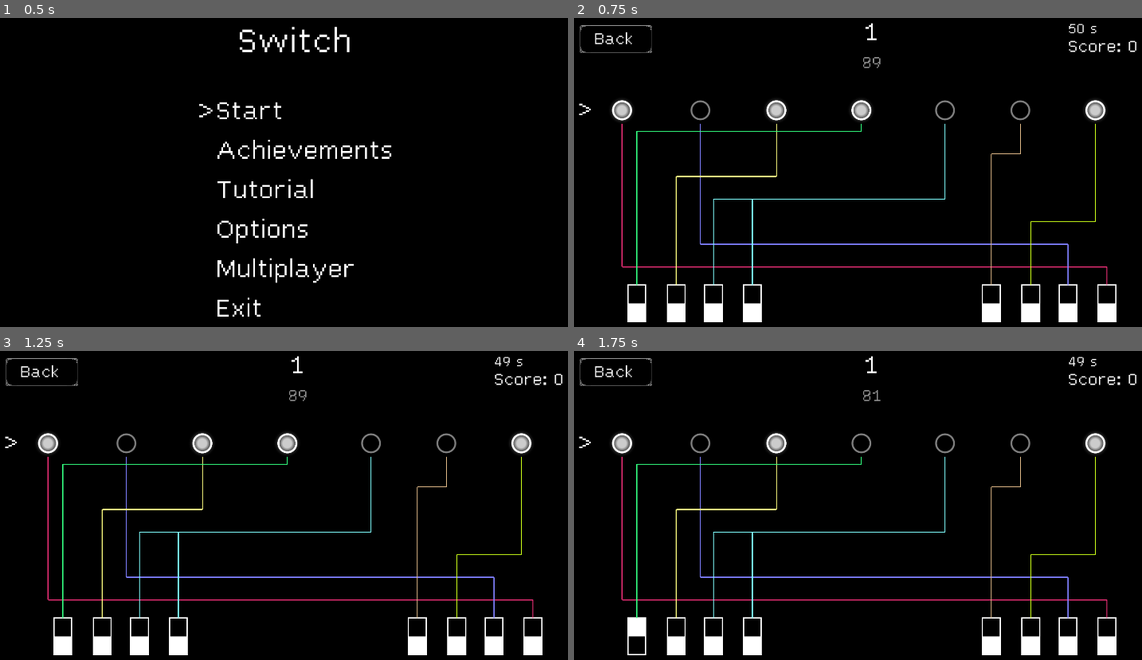
Above: before the commit, frames 1-4 (two rows, left to right).
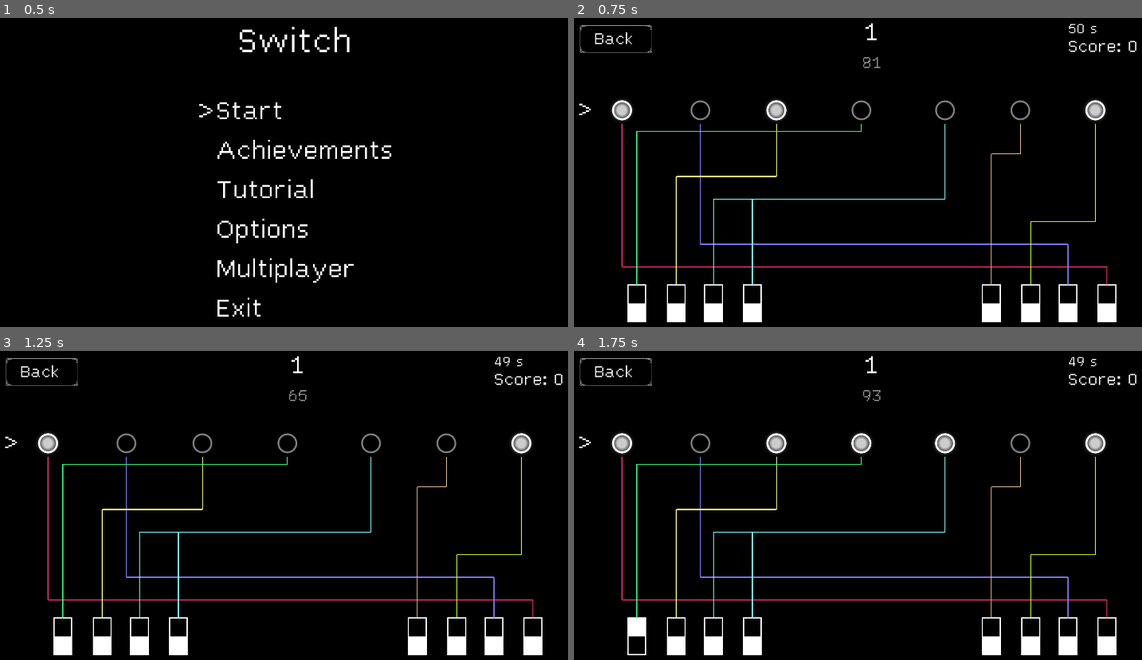
Above: after the commit, the same moments.

Repository: DragonCat4012/Switch
Game: Godot game, scene res://Scenes/menu.tscn
The game is run twice, just before and just after one commit, with the same random seed, the same clock (stepped at 60 frames per second) and the same inputs.
Inputs (mouse positions are in pixels of both pictures, inside the frame that each line leads up to):
- Up to frame 1 (0.5 s): no input
- Up to frame 2 (0.75 s): tap Enter (ui_accept) at 0.5 s; move the mouse to (1011, 153) at 0.52 s; hold Right (ui_right) from 0.53 s (still down); tap 0 (0, bound only after the commit) at 0.6 s; click (1011, 153) at 0.67 s
- Up to frame 3 (1.25 s): keep holding Right (ui_right); tap Enter (ui_accept) at 0.77 s; tap 1 (1, bound only after the commit) at 0.8 s
- Up to frame 4 (1.75 s): tap Enter (ui_accept) at 1.25, 1.52 s; move the mouse to (636, 635) at 1.27 s; release Right (ui_right) at 1.28 s; hold Down (ui_down) from 1.28 s (still down); tap 1 (1, bound only after the commit) at 1.35 s; click (636, 635) at 1.42 s; tap 2 (2, bound only after the commit) at 1.55 s

Frame 1 is identical in both runs. In frame 2, 0.2% of the frame differs, in the area x 48-54%, y 12-34%; in frame 3, 0.5%, in the area x 33-54%, y 12-34%; in frame 4, 0.5%.

Commit message:
Add Hotkeys

Diff:
--- /dev/null
+++ b/Scenes/Tutoial/Hotkeys/Hotkeys.tscn
@@ -0,0 +1,3 @@
+[gd_scene format=3 uid="uid://dbfqrr2mwuuf6"]
+
+[node name="Hotkeys" type="Node2D"]
--- a/Scenes/game.gd
+++ b/Scenes/game.gd
@@ -66,6 +66,24 @@
 		var red = Color(1.0,0.0,0.0,1.0)
 		timerLabel.set("theme_override_colors/font_color",red)
 
+	# Handle Number Inputs
+	if Input.is_action_just_pressed("0"):
+		switch_activated(1, false)
+	elif Input.is_action_just_pressed("1"):
+		switch_activated(2, false)
+	elif Input.is_action_just_pressed("2"):
+		switch_activated(3, false)
+	elif Input.is_action_just_pressed("3"):
+		switch_activated(4, false)
+	elif Input.is_action_just_pressed("4"):
+		switch_activated(5, false)
+	elif Input.is_action_just_pressed("5"):
+		switch_activated(6, false)
+	elif Input.is_action_just_pressed("6"):
+		switch_activated(7, false)
+	elif Input.is_action_just_pressed("7"):
+		switch_activated(8, false)
+
 func _input(event): # Handle Touch Inut
 	var globalRect = backButton.get_global_rect()
 	if globalRect.has_point(get_global_mouse_position()) and event is InputEventScreenTouch:
--- a/project.godot
+++ b/project.godot
@@ -29,6 +29,57 @@
 window/stretch/mode="viewport"
 window/handheld/orientation=4
 
+[input]
+
+0={
+"deadzone": 0.5,
+"events": [Object(InputEventKey,"resource_local_to_scene":false,"resource_name":"","device":0,"window_id":0,"alt_pressed":false,"shift_pressed":false,"ctrl_pressed":false,"meta_pressed":false,"pressed":false,"keycode":0,"physical_keycode":48,"key_label":0,"unicode":0,"echo":false,"script":null)
+, Object(InputEventKey,"resource_local_to_scene":false,"resource_name":"","device":0,"window_id":0,"alt_pressed":false,"shift_pressed":false,"ctrl_pressed":false,"meta_pressed":false,"pressed":false,"keycode":0,"physical_keycode":4194438,"key_label":0,"unicode":0,"echo":false,"script":null)
+]
+}
+1={
+"deadzone": 0.5,
+"events": [Object(InputEventKey,"resource_local_to_scene":false,"resource_name":"","device":0,"window_id":0,"alt_pressed":false,"shift_pressed":false,"ctrl_pressed":false,"meta_pressed":false,"pressed":false,"keycode":0,"physical_keycode":49,"key_label":0,"unicode":0,"echo":false,"script":null)
+, Object(InputEventKey,"resource_local_to_scene":false,"resource_name":"","device":0,"window_id":0,"alt_pressed":false,"shift_pressed":false,"ctrl_pressed":false,"meta_pressed":false,"pressed":false,"keycode":0,"physical_keycode":4194439,"key_label":0,"unicode":0,"echo":false,"script":null)
+]
+}
+2={
+"deadzone": 0.5,
+"events": [Object(InputEventKey,"resource_local_to_scene":false,"resource_name":"","device":0,"window_id":0,"alt_pressed":false,"shift_pressed":false,"ctrl_pressed":false,"meta_pressed":false,"pressed":false,"keycode":0,"physical_keycode":50,"key_label":0,"unicode":0,"echo":false,"script":null)
+, Object(InputEventKey,"resource_local_to_scene":false,"resource_name":"","device":0,"window_id":0,"alt_pressed":false,"shift_pressed":false,"ctrl_pressed":false,"meta_pressed":false,"pressed":false,"keycode":0,"physical_keycode":4194440,"key_label":0,"unicode":0,"echo":false,"script":null)
+]
+}
+3={
+"deadzone": 0.5,
+"events": [Object(InputEventKey,"resource_local_to_scene":false,"resource_name":"","device":0,"window_id":0,"alt_pressed":false,"shift_pressed":false,"ctrl_pressed":false,"meta_pressed":false,"pressed":false,"keycode":0,"physical_keycode":51,"key_label":0,"unicode":0,"echo":false,"script":null)
+, Object(InputEventKey,"resource_local_to_scene":false,"resource_name":"","device":0,"window_id":0,"alt_pressed":false,"shift_pressed":false,"ctrl_pressed":false,"meta_pressed":false,"pressed":false,"keycode":0,"physical_keycode":4194441,"key_label":0,"unicode":0,"echo":false,"script":null)
+]
+}
+4={
+"deadzone": 0.5,
+"events": [Object(InputEventKey,"resource_local_to_scene":false,"resource_name":"","device":0,"window_id":0,"alt_pressed":false,"shift_pressed":false,"ctrl_pressed":false,"meta_pressed":false,"pressed":false,"keycode":0,"physical_keycode":4194442,"key_label":0,"unicode":0,"echo":false,"script":null)
+, Object(InputEventKey,"resource_local_to_scene":false,"resource_name":"","device":0,"window_id":0,"alt_pressed":false,"shift_pressed":false,"ctrl_pressed":false,"meta_pressed":false,"pressed":false,"keycode":0,"physical_keycode":52,"key_label":0,"unicode":0,"echo":false,"script":null)
+]
+}
+5={
+"deadzone": 0.5,
+"events": [Object(InputEventKey,"resource_local_to_scene":false,"resource_name":"","device":0,"window_id":0,"alt_pressed":false,"shift_pressed":false,"ctrl_pressed":false,"meta_pressed":false,"pressed":false,"keycode":0,"physical_keycode":4194443,"key_label":0,"unicode":0,"echo":false,"script":null)
+, Object(InputEventKey,"resource_local_to_scene":false,"resource_name":"","device":0,"window_id":0,"alt_pressed":false,"shift_pressed":false,"ctrl_pressed":false,"meta_pressed":false,"pressed":false,"keycode":0,"physical_keycode":53,"key_label":0,"unicode":0,"echo":false,"script":null)
+]
+}
+6={
+"deadzone": 0.5,
+"events": [Object(InputEventKey,"resource_local_to_scene":false,"resource_name":"","device":0,"window_id":0,"alt_pressed":false,"shift_pressed":false,"ctrl_pressed":false,"meta_pressed":false,"pressed":false,"keycode":0,"physical_keycode":54,"key_label":0,"unicode":0,"echo":false,"script":null)
+, Object(InputEventKey,"resource_local_to_scene":false,"resource_name":"","device":0,"window_id":0,"alt_pressed":false,"shift_pressed":false,"ctrl_pressed":false,"meta_pressed":false,"pressed":false,"keycode":0,"physical_keycode":4194444,"key_label":0,"unicode":0,"echo":false,"script":null)
+]
+}
+7={
+"deadzone": 0.5,
+"events": [Object(InputEventKey,"resource_local_to_scene":false,"resource_name":"","device":0,"window_id":0,"alt_pressed":false,"shift_pressed":false,"ctrl_pressed":false,"meta_pressed":false,"pressed":false,"keycode":0,"physical_keycode":55,"key_label":0,"unicode":0,"echo":false,"script":null)
+, Object(InputEventKey,"resource_local_to_scene":false,"resource_name":"","device":0,"window_id":0,"alt_pressed":false,"shift_pressed":false,"ctrl_pressed":false,"meta_pressed":false,"pressed":false,"keycode":0,"physical_keycode":4194445,"key_label":0,"unicode":0,"echo":false,"script":null)
+]
+}
+
 [input_devices]
 
 pointing/emulate_touch_from_mouse=true
